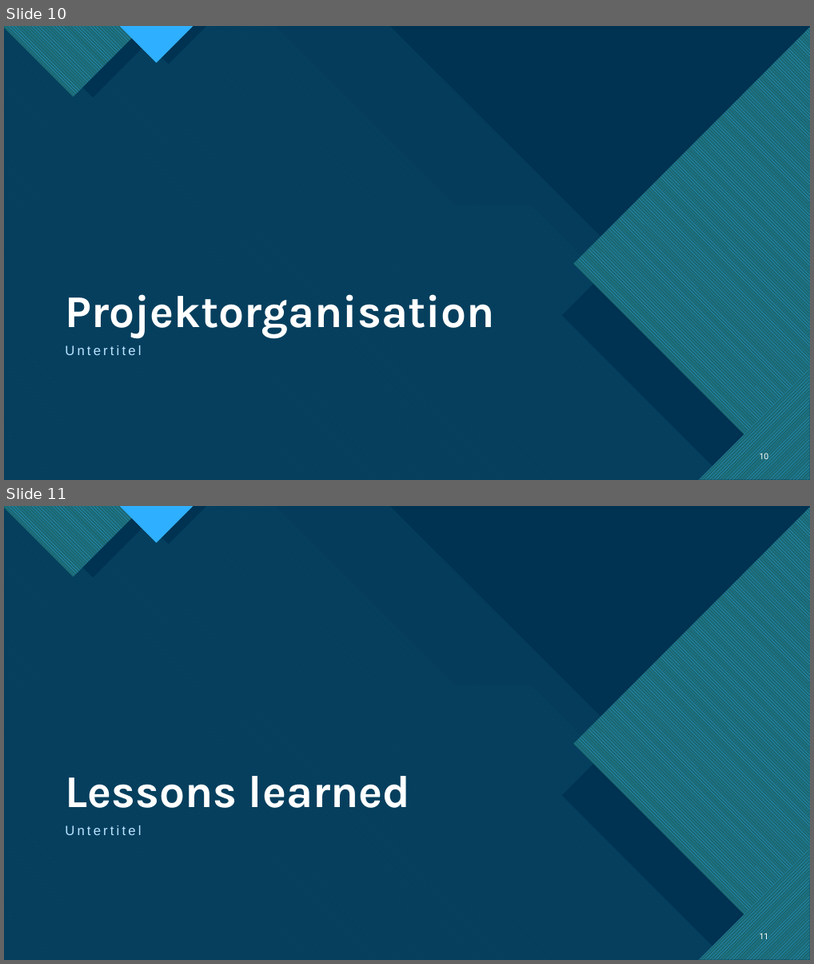
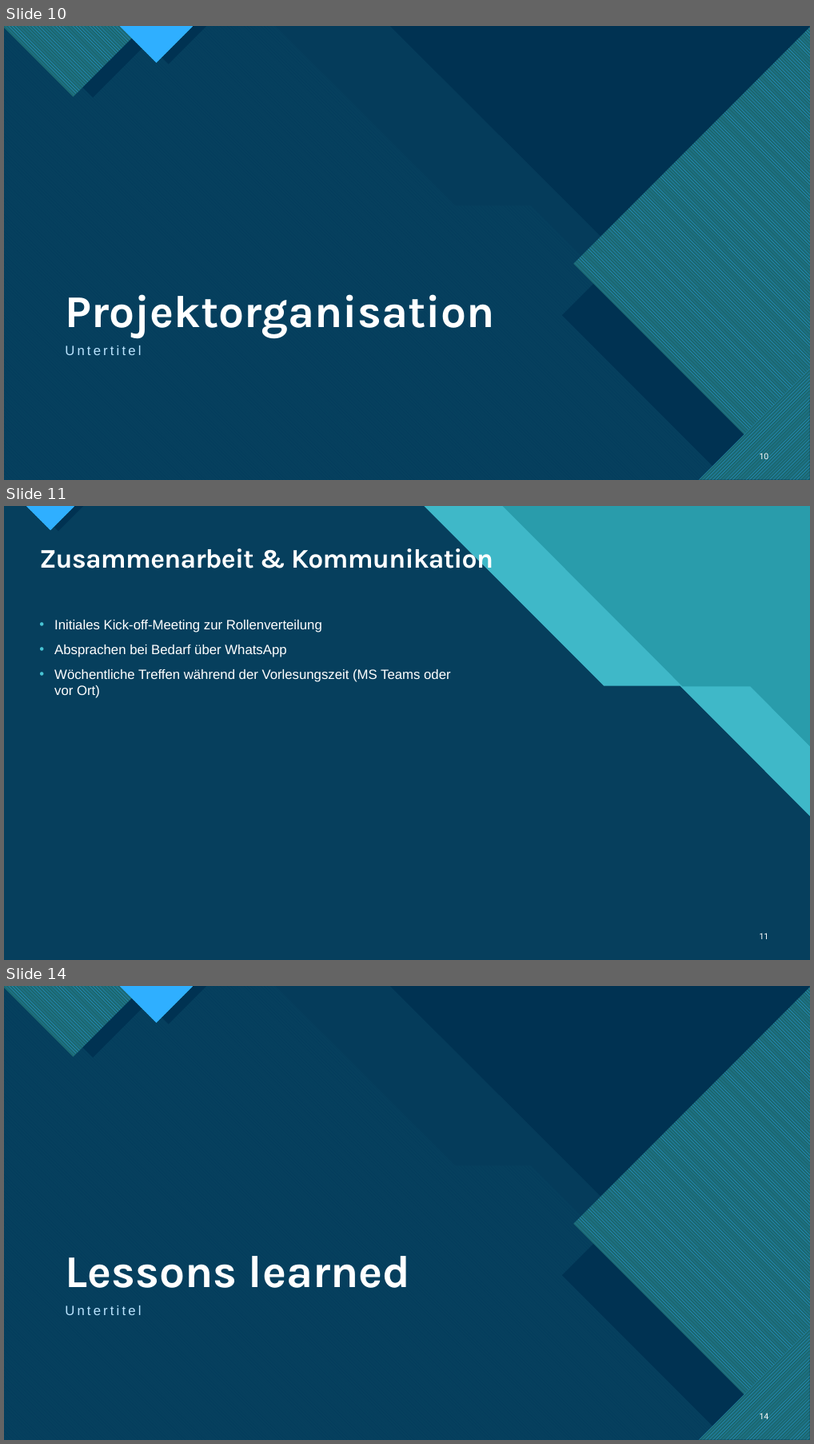
Before and after one commit to TietoLP/IU-Kochbuch, a slide deck: Fallstudie_Kochbuch.pptx. Shown one above the other, each under a label of ours: slides 10 and 11 before the commit, slides 10, 11 and 14 after it; the slides between them are not shown. The pictures are 814x964 and 814x1444 pixels, drawn with LibreOffice and Linux fonts; fonts in the diff are those of the drawing. Boxes give left, top, right and bottom in pixels: in the first picture for what was removed or moved away, otherwise in the second. Text is boxed around its words. In the diff, an @@ line names an element or a change of style, - is before the commit and + after.

Commit message:
Fallstudie-PPT angelegt --> Struktur der PPT festgelegt, bitte einmal schauen und Eure Punkte mir im Teams zukommen lassen :)

```diff
--- a/Fallstudie_Kochbuch.pptx
+++ b/Fallstudie_Kochbuch.pptx
@@ slide 11 added at (4, 506, 810, 960), background #47C3D3; not listed: 11 template elements that a slide beside it also shows @@
@@ rectangle added at (4, 506, 810, 960), fill #299CAB @@
@@ rectangle added at (4, 506, 810, 960), fill #299CAB @@
@@ freeform shape added at (4, 506, 810, 960), fill #47C3D3 at 74% opacity @@
@@ title added at (39, 544, 494, 575), 32 pt, text #FFFFFF, bold @@
+Zusammenarbeit & Kommunikation
@@ text added at (54, 620, 451, 698), 16 pt, text #FFFFFF @@
+• Initiales Kick-off-Meeting zur Rollenverteilung
+• Absprachen bei Bedarf über WhatsApp
+• Wöchentliche Treffen während der Vorlesungszeit (MS Teams oder vor Ort)
@@ page number added at (760, 932, 770, 939), 10 pt, text #FFFFFF @@
+11
@@ what was slide 11 is now slide 14 @@
@@ page number at (760, 1411, 770, 1421): text changed @@
-11
+14
```
Also in this commit, not shown: 3 slides changed, 3 other slides added, 1 slide removed.
